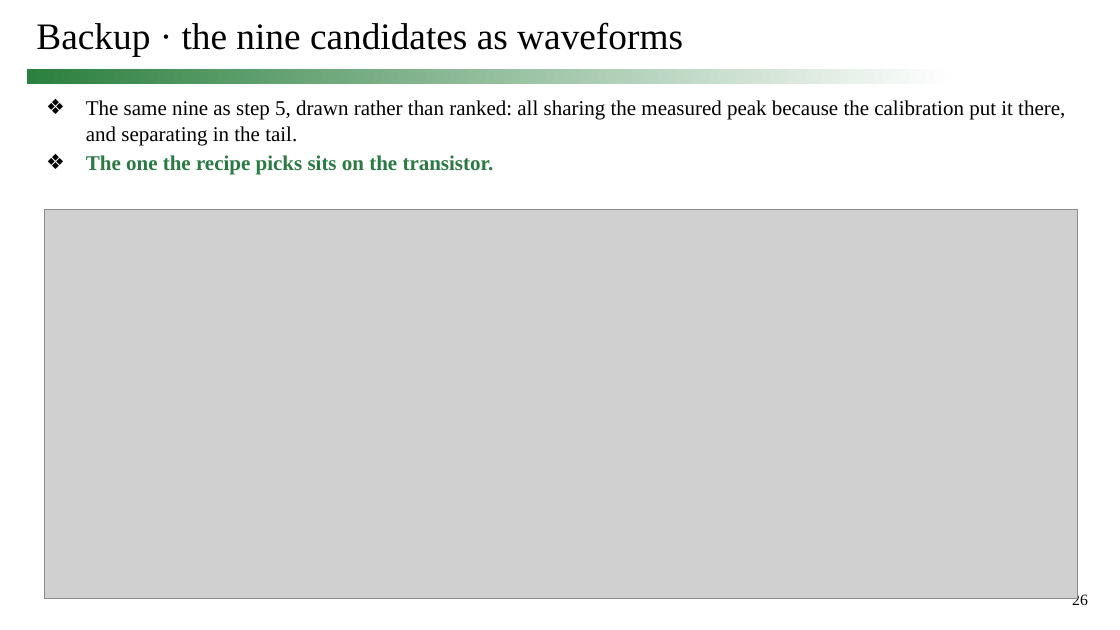
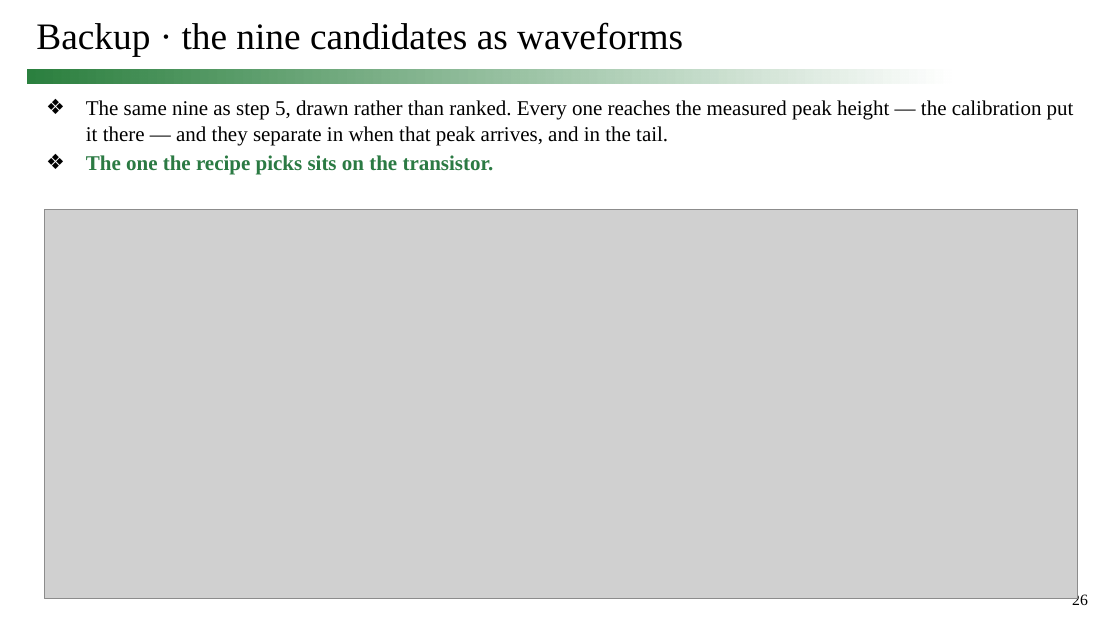
Before and after one commit to simon9721/ibis_comparison, a slide deck: slide 26 of results/meeting_deck_2026-09-24/0924_track1_story.pptx. Drawn at 1120x630 pixels with LibreOffice and Linux fonts; fonts in the diff are those of the drawing; grey boxes stand for pictures. Boxes give left, top, right and bottom in pixels: in the first picture for what was removed or moved away, otherwise in the second. Text is boxed around its words. In the diff, an @@ line names an element or a change of style, - is before the commit and + after.

```diff
--- a/results/meeting_deck_2026-09-24/0924_track1_story.pptx
+++ b/results/meeting_deck_2026-09-24/0924_track1_story.pptx
@@ text at box(86, 100, 1074, 145): text changed @@
-❖ The same nine as step 5, drawn rather than ranked: all sharing the measured peak because the calibration put it there, and separating in the tail.
+❖ The same nine as step 5, drawn rather than ranked. Every one reaches the measured peak height — the calibration put it there — and they separate in when that peak arrives, and in the tail.
```
Also in this commit, not shown: 22 other slides changed, 16 other files.
